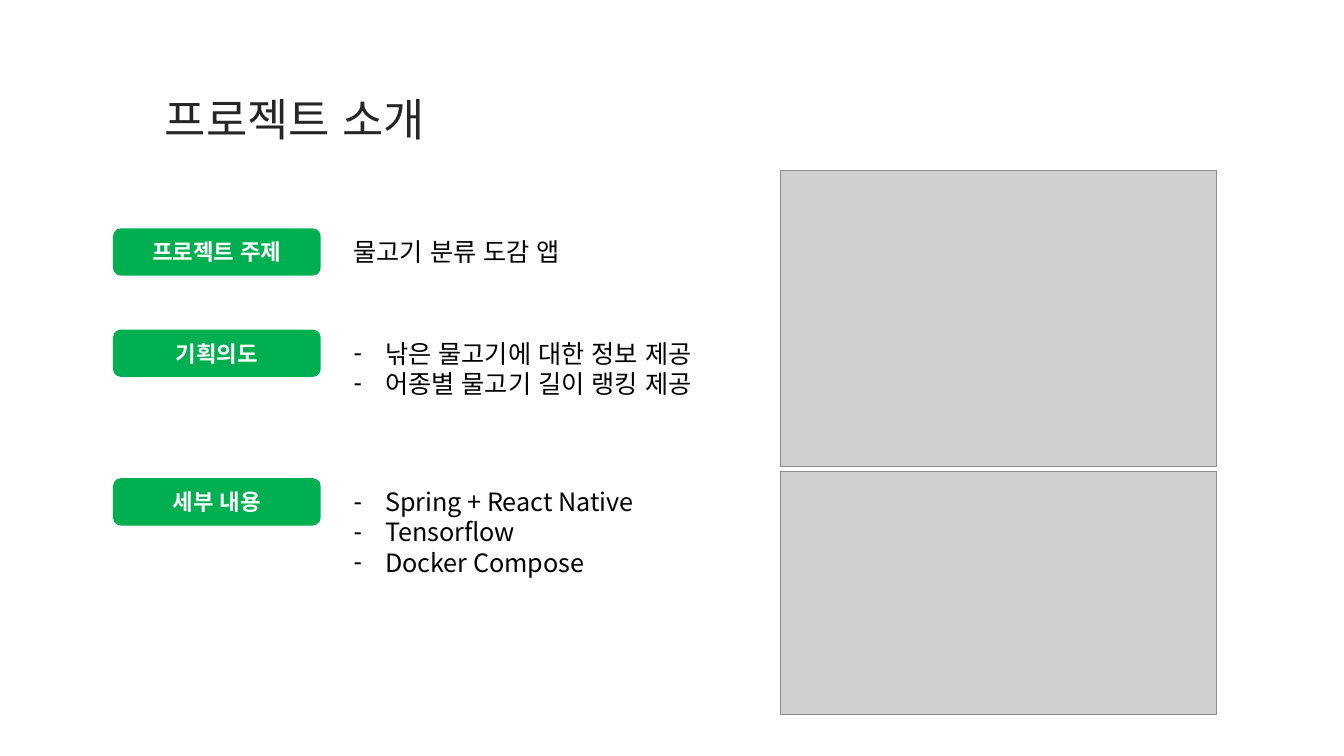
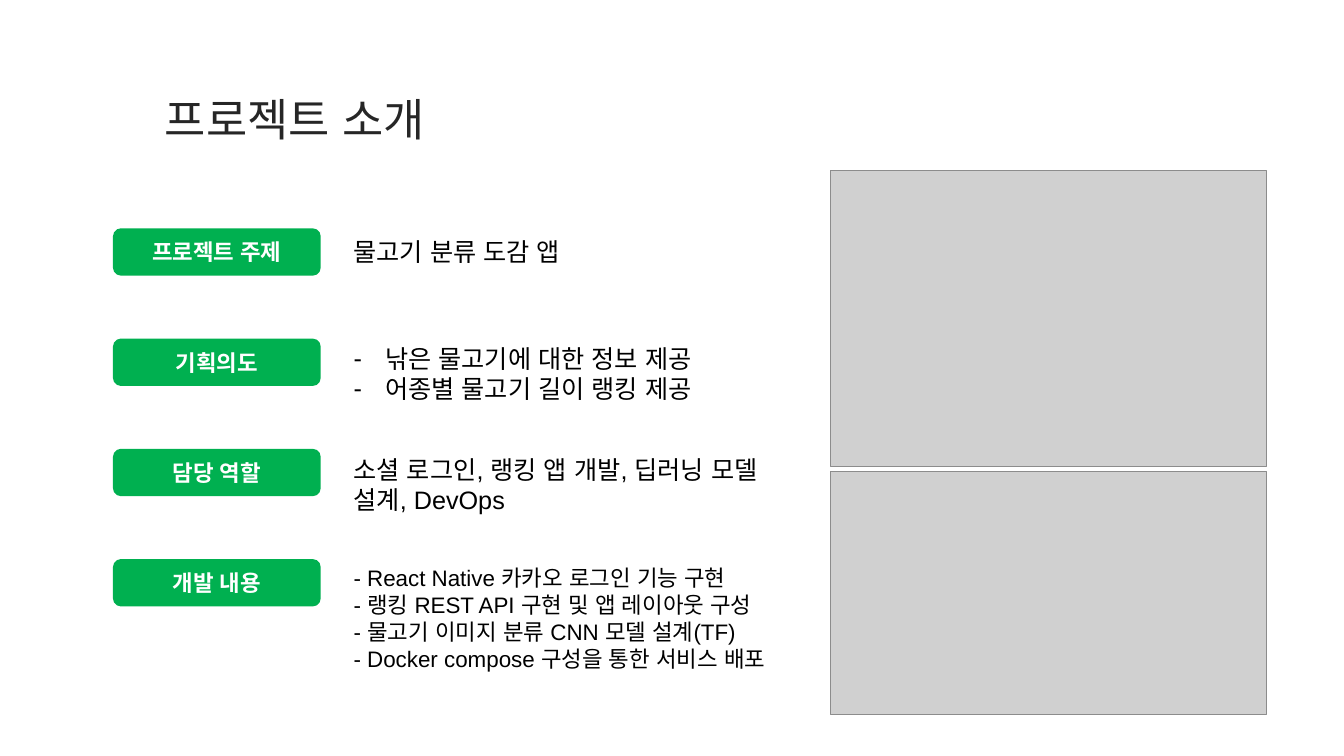
Before and after one commit to shim99887/TMI, a slide deck: slide 3 of docs/Introduce/SDS_자기소개_전원표.pptx. Drawn at 1344x756 pixels with LibreOffice and Linux fonts; fonts in the diff are those of the drawing; grey boxes stand for pictures; background and template pictures are left out. Boxes give left, top, right and bottom in pixels: in the first picture for what was removed or moved away, otherwise in the second. Text is boxed around its words. In the diff, an @@ line names an element or a change of style, - is before the commit and + after.

```diff
--- a/docs/Introduce/SDS_자기소개_전원표.pptx
+++ b/docs/Introduce/SDS_자기소개_전원표.pptx
@@ picture: place and size @@
-picture at (780, 171, 1217, 467)
+picture at (831, 171, 1267, 467)
@@ rounded rectangle "기획의도": place and size @@
-rounded rectangle "기획의도" at (113, 330, 321, 377)
+rounded rectangle "기획의도" at (113, 339, 321, 386)
@@ text "낚은 물고기에 대한 정보 제공": place and size @@
-text "낚은 물고기에 대한 정보 제공" at (385, 342, 691, 395)
+text "낚은 물고기에 대한 정보 제공" at (385, 347, 691, 400)
@@ rounded rectangle added at (113, 449, 321, 496), fill #00B050, 16 pt, text #FFFFFF, bold @@
+담당 역할
@@ text added at (354, 458, 757, 515), 18 pt, text #000000 @@
+소셜 로그인, 랭킹 앱 개발, 딥러닝 모델 설계, DevOps
@@ picture: place and size @@
-picture at (780, 472, 1217, 715)
+picture at (831, 472, 1267, 715)
@@ text removed at (385, 491, 633, 578) @@
-– Spring + React Native
-– Tensorflow
-– Docker Compose
@@ rounded rectangle "개발 내용": place and size @@
-rounded rectangle "개발 내용" at (113, 478, 321, 525)
+rounded rectangle "개발 내용" at (113, 560, 321, 607)
@@ text added at (367, 567, 765, 672), 16 pt, text #000000 @@
+- React Native 카카오 로그인 기능 구현
+- 랭킹 REST API 구현 및 앱 레이아웃 구성
+- 물고기 이미지 분류 CNN 모델 설계(TF)
+- Docker compose 구성을 통한 서비스 배포
@@ text in rounded rectangle at (173, 572, 261, 593): text changed @@
-세부 내용
+개발 내용
```
Also in this commit, not shown: 1 other slide changed.
